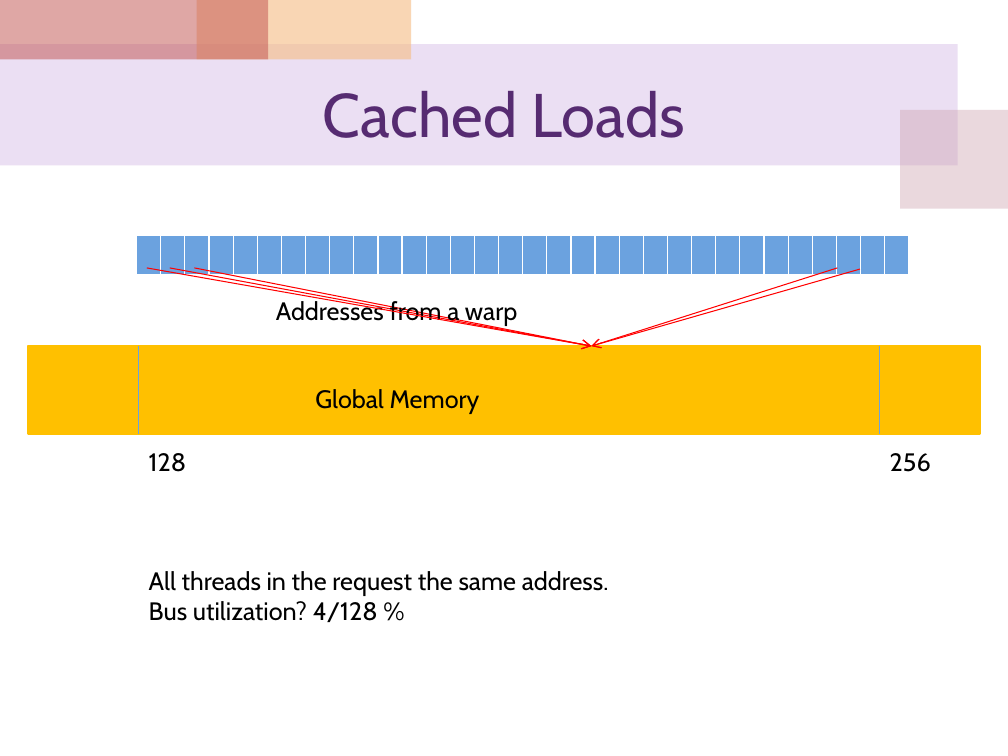
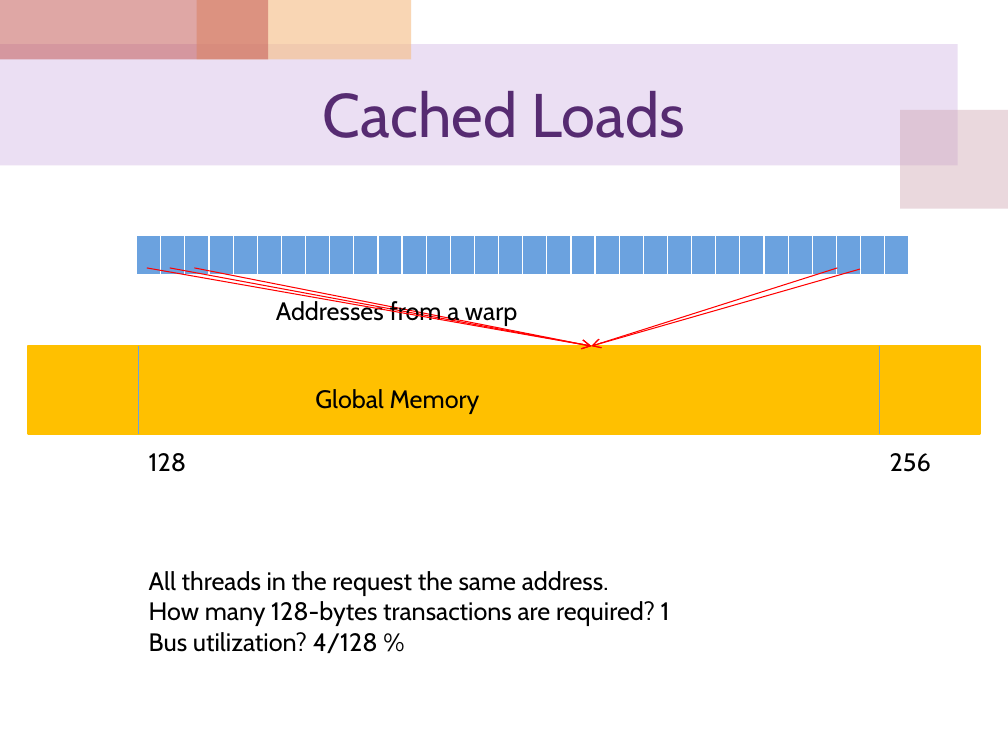
Before and after one commit to cocojk/major, a slide deck: slide 48 of gpu/EE817 Lecture 5 CUDA Memory Architecture.pptx (slide 46 before the commit). Drawn at 1008x756 pixels with LibreOffice and Linux fonts; fonts in the diff are those of the drawing. Boxes give left, top, right and bottom in pixels: in the first picture for what was removed or moved away, otherwise in the second. Text is boxed around its words. In the diff, an @@ line names an element or a change of style, - is before the commit and + after.

```diff
--- a/gpu/EE817 Lecture 5 CUDA Memory Architecture.pptx
+++ b/gpu/EE817 Lecture 5 CUDA Memory Architecture.pptx
@@ text at (149,601,670,626): paragraph added @@
+How many 128-bytes transactions are required? 1
```
Also in this commit, not shown: 12 other slides changed, 6 slides added, 2 other files.
